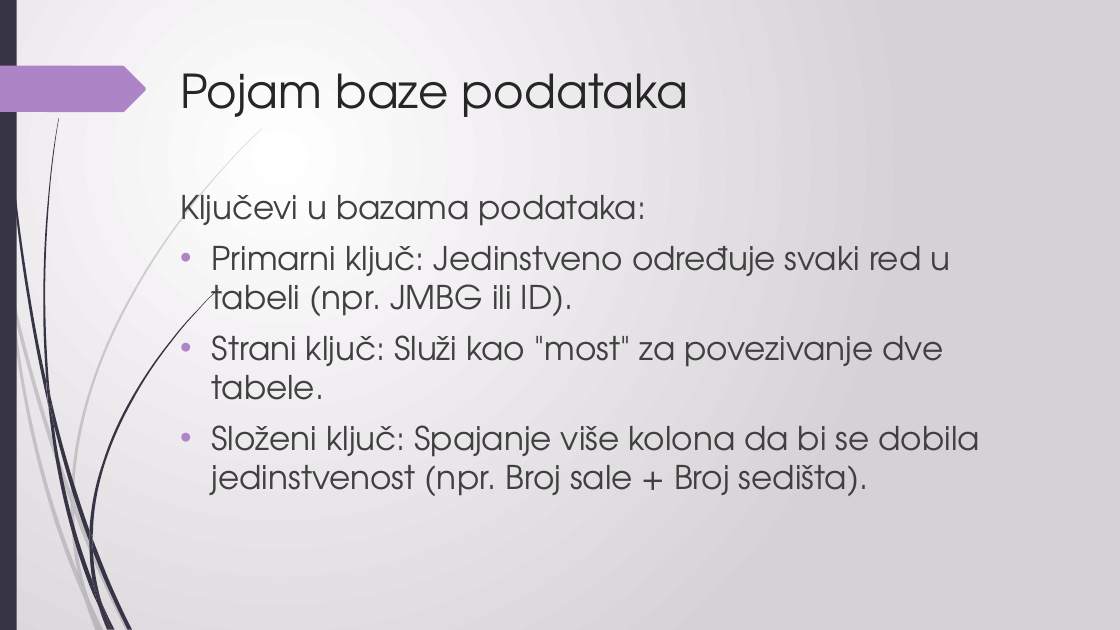
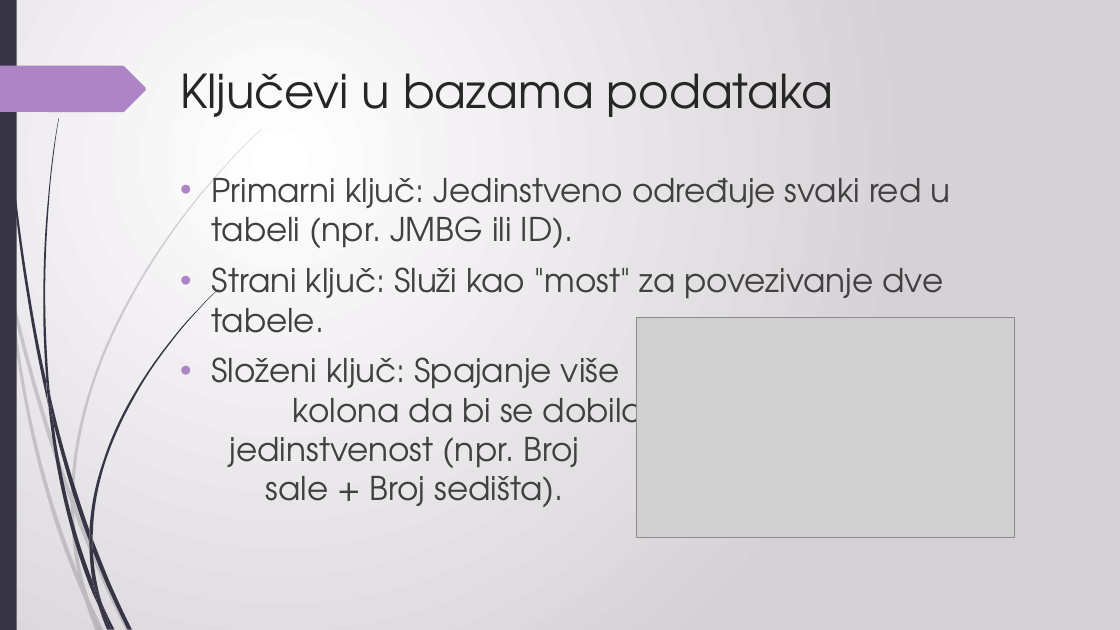
Before and after one commit to sanastojanovic/MNRI, a slide deck: slide 11 of 2025_seminarski/ml24821_Tanja_Sevic/bazePodataka.pptx. Drawn at 1120x630 pixels with LibreOffice and Linux fonts; fonts in the diff are those of the drawing; grey boxes stand for pictures. Boxes give left, top, right and bottom in pixels: in the first picture for what was removed or moved away, otherwise in the second. Text is boxed around its words. In the diff, an @@ line names an element or a change of style, - is before the commit and + after.

```diff
--- a/2025_seminarski/ml24821_Tanja_Sevic/bazePodataka.pptx
+++ b/2025_seminarski/ml24821_Tanja_Sevic/bazePodataka.pptx
@@ title at (180,73,833,117): text changed @@
-Pojam baze podataka
+Ključevi u bazama podataka
@@ text "Primarni ključ: Jedinstveno određuje svaki ...": place and size @@
-text "Primarni ključ: Jedinstveno određuje svaki ..." at (180,193,980,496)
+text "Primarni ključ: Jedinstveno određuje svaki ..." at (212,177,950,507)
@@ text at (180,193,647,226): paragraph removed @@
-Ključevi u bazama podataka:
@@ picture added at (637,318,1014,538) @@
```
Also in this commit, not shown: 18 other slides changed.
